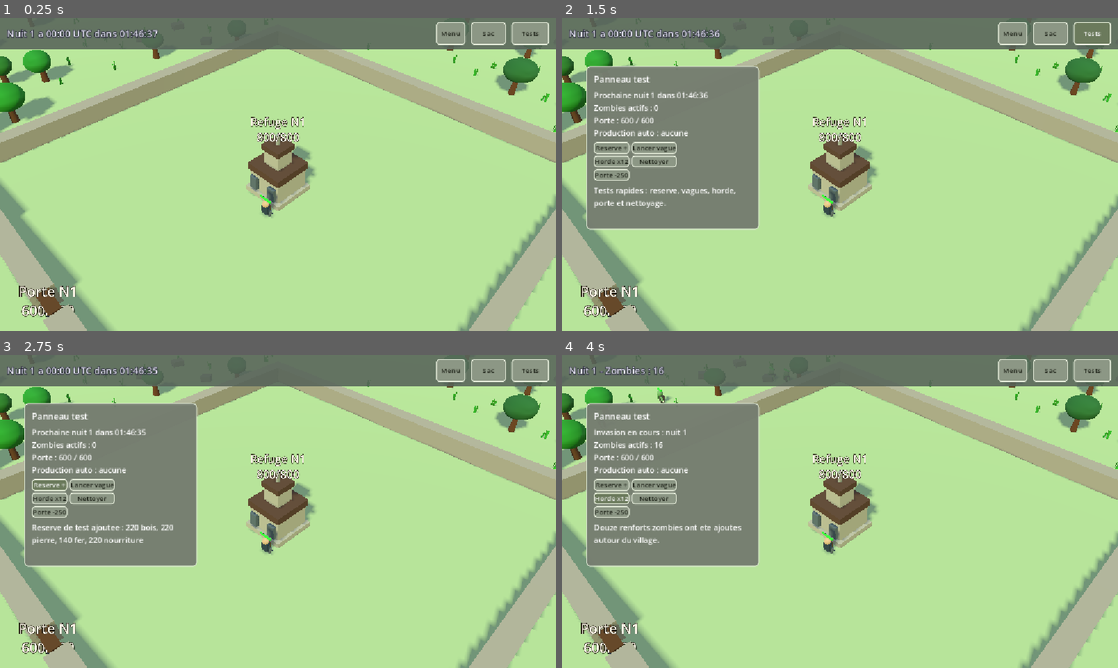
Above: before the commit, frames 1-4 (two rows, left to right).
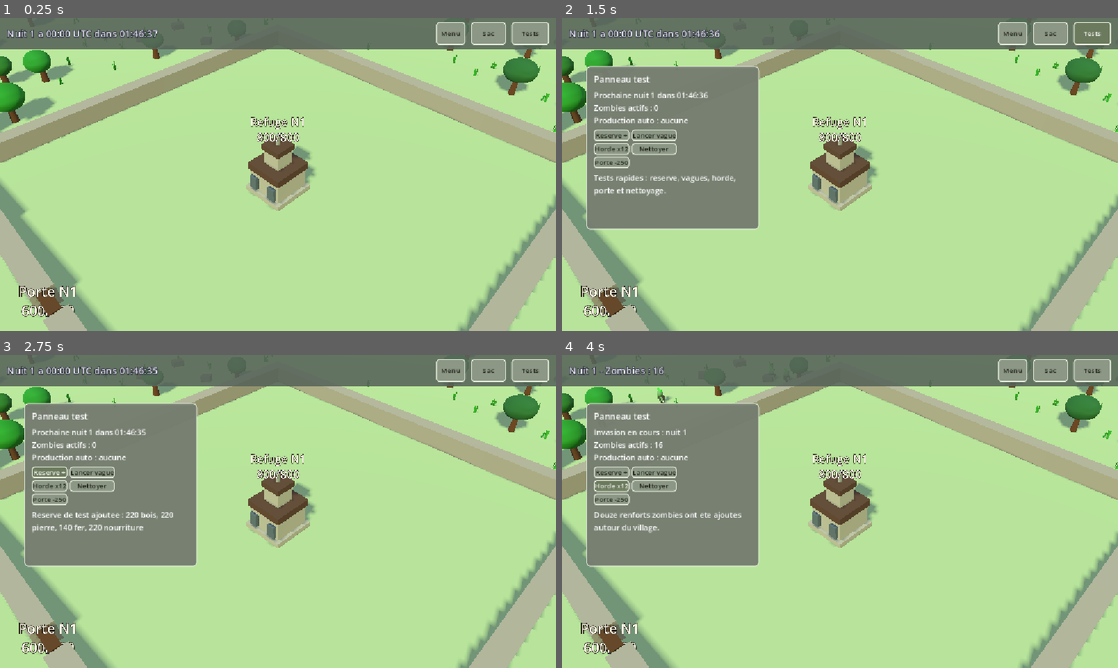
Above: after the commit, the same moments.

Repository: JimmyCousseau/ClashOfZombies
Game: Godot game, scene res://scenes/main.tscn
Two runs of this game, one before a commit and one after it. Both use one fixed random seed, a clock stepped at 60 frames per second and the inputs below.
Inputs:
- Up to frame 1 (0.25 s): no input
- Up to frame 2 (1.5 s): click "Sac" at 0.5 s; click "Tests" at 1.25 s
- Up to frame 3 (2.75 s): click "Reserve +" at 2 s
- Up to frame 4 (4 s): click "Lancer vague" at 2.75 s; click "Horde x12" at 3.5 s

The runs differ from the first frame. In frame 1, 0.1% of the frame differs, in the area x 46-50%, y 55-64%; in frame 2, 2.0%; in frame 3, 2.1%; in frame 4, 2.2%, in the area x 5-50%, y 31-64%.
Error after the commit: Parse Error: Expected indented block after function declaration. (res://scripts/village.gd:682)

Commit message:
Add grid preview and archer tower placement system
Features:
- Show checkerboard grid preview when selecting a building to place
- Highlight valid placement cells in green (1/2 checkerboard pattern)
- Add GUARD_TOWER (Tour d'Archer) to construction menu
- Add WORKSHOP (Atelier) to construction menu
- Restrict GUARD_TOWER placement to 6 locations: 4 corners + 2 near door
- Prevent building on invalid cells for towers
- Preview updates in real-time based on building type

Grid Preview System:
- _show_grid_preview() creates visual indicators
- _get_allowed_cells_for_building() determines valid placement zones
- _can_place_at_cell() validates individual cells
- Checkerboard pattern makes valid cells easy to see

Co-authored-by: Copilot <223556219+Copilot@users.noreply.github.com>

Diff:
--- a/scripts/ui/building_buttons.gd
+++ b/scripts/ui/building_buttons.gd
@@ -46,6 +46,16 @@
 		"type": VillageBuilding.BuildingType.PATH,
 		"title": "Chemin",
 		"description": "Structure les allees du village et fusionne avec les routes voisines.",
+	},
+	{
+		"type": VillageBuilding.BuildingType.GUARD_TOWER,
+		"title": "Tour d'Archer",
+		"description": "Tour de defense tirable depuis les coins et pres de la porte.",
+	},
+	{
+		"type": VillageBuilding.BuildingType.WORKSHOP,
+		"title": "Atelier",
+		"description": "Fabrique les ressources necessaires pour les tours (boulets, fleches).",
 	},
 ]
 
@@ -120,6 +130,10 @@
 			return IconGenerator.create_town_hall_icon()
 		VillageBuilding.BuildingType.PATH:
 			return IconGenerator.create_path_icon()
+		VillageBuilding.BuildingType.GUARD_TOWER:
+			return IconGenerator.create_cannon_icon()
+		VillageBuilding.BuildingType.WORKSHOP:
+			return IconGenerator.create_storage_icon()
 	return null
 
 
--- a/scripts/village.gd
+++ b/scripts/village.gd
@@ -30,6 +30,8 @@
 var _touch_tap_candidates: Dictionary = {}
 var _hero: Node = null
 var _selected_building: VillageBuilding = null
+var _grid_preview_root: Node3D = null
+var _grid_preview_cells: Dictionary = {} # Vector2i -> MeshInstance3D
 
 @onready var camera_rig: Node3D = $"../CameraRig"
 @onready var hud: Control = $"../UI/HUD"
@@ -132,10 +134,12 @@
 
 func set_build_mode(t: int) -> void:
 	_build_mode = t
+	_show_grid_preview(t)
 
 
 func clear_build_mode() -> void:
 	_build_mode = -1
+	_hide_grid_preview()
 
 
 func notify_building_removed(c: Vector2i, b: VillageBuilding) -> void:
@@ -372,6 +376,11 @@
 	var cell := _world_to_cell(hit)
 	if cell.x < 0 or cell.y < 0 or cell.x >= GameState.GRID_SIZE.x or cell.y >= GameState.GRID_SIZE.y:
 		return false
+
+	if _build_mode == VillageBuilding.BuildingType.GUARD_TOWER:
+		if not _is_valid_guard_tower_cell(cell):
+			return false
+
 	return _spawn_building_at_cell(_build_mode, cell, false)
 
 
@@ -668,3 +677,96 @@
 		if GameState.can_afford(repair_cost):
 			building.repair(missing_hp)
 			GameState.spend(repair_cost)
+
+
+func _show_grid_preview(building_type: int) -> void:
+_hide_grid_preview()
+_grid_preview_root = Node3D.new()
+_grid_preview_root.name = "_GridPreview"
+add_child(_grid_preview_root)
+
+var allowed_cells: Array[Vector2i] = _get_allowed_cells_for_building(building_type)
+var checkerboard_offset: int = 0
+
+for cell in allowed_cells:
+if _can_place_at_cell(building_type, cell):
+if (cell.x + cell.y + checkerboard_offset) % 2 == 0:
+_create_grid_cell_visual(cell)
+
+
+func _hide_grid_preview() -> void:
+if _grid_preview_root and is_instance_valid(_grid_preview_root):
+_grid_preview_root.queue_free()
+_grid_preview_root = null
+_grid_preview_cells.clear()
+
+
+func _get_allowed_cells_for_building(building_type: int) -> Array[Vector2i]:
+var cells: Array[Vector2i] = []
+
+if building_type == VillageBuilding.BuildingType.GUARD_TOWER:
+cells = _get_guard_tower_placement_cells()
+else:
+for x in range(GameState.GRID_SIZE.x):
+for y in range(GameState.GRID_SIZE.y):
+cells.append(Vector2i(x, y))
+
+return cells
+
+
+func _get_guard_tower_placement_cells() -> Array[Vector2i]:
+var cells: Array[Vector2i] = []
+
+var corner_positions: Array[Vector3] = [
+Vector3(-14.575, 0, -14.575),
+Vector3(14.575, 0, -14.575),
+Vector3(-14.575, 0, 14.575),
+Vector3(14.575, 0, 14.575),
+Vector3(-1.5, 0, 14.575),
+Vector3(1.5, 0, 14.575),
+]
+
+for pos in corner_positions:
+cells.append(_world_to_cell(pos))
+
+return cells
+
+
+func _can_place_at_cell(building_type: int, cell: Vector2i) -> bool:
+if cell.x < 0 or cell.y < 0 or cell.x >= GameState.GRID_SIZE.x or cell.y >= GameState.GRID_SIZE.y:
+return false
+
+if building_type == VillageBuilding.BuildingType.GUARD_TOWER:
+return _is_valid_guard_tower_cell(cell)
+
+if _grid.has(cell):
+var existing := _grid.get(cell, null) as VillageBuilding
+if existing and is_instance_valid(existing):
+if existing.building_type == VillageBuilding.BuildingType.PATH:
+return true
+return false
+
+return true
+
+
+func _is_valid_guard_tower_cell(cell: Vector2i) -> bool:
+var allowed: Array[Vector2i] = _get_guard_tower_placement_cells()
+return cell in allowed
+
+
+func _create_grid_cell_visual(cell: Vector2i) -> void:
+var world_pos: Vector3 = _cell_to_world(cell)
+
+var mesh_instance := MeshInstance3D.new()
+var box_mesh := BoxMesh.new()
+box_mesh.size = Vector3(GameState.CELL_SIZE - 0.1, 0.05, GameState.CELL_SIZE - 0.1)
+mesh_instance.mesh = box_mesh
+
+var mat := StandardMaterial3D.new()
+mat.albedo_color = Color(0.2, 0.8, 0.2, 0.3)
+mat.transparency = BaseMaterial3D.TRANSPARENCY_ALPHA
+mesh_instance.material_override = mat
+
+mesh_instance.position = world_pos + Vector3(0, 0.1, 0)
+_grid_preview_root.add_child(mesh_instance)
+_grid_preview_cells[cell] = mesh_instance
